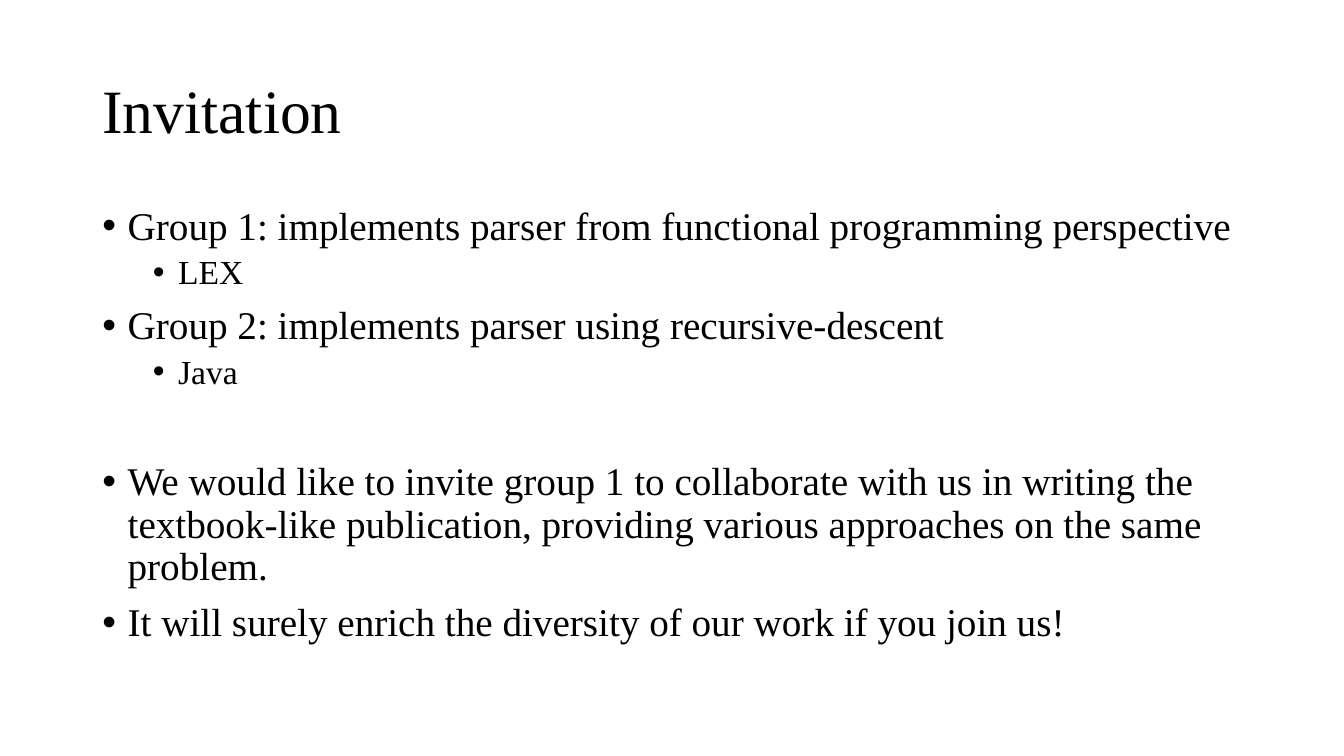
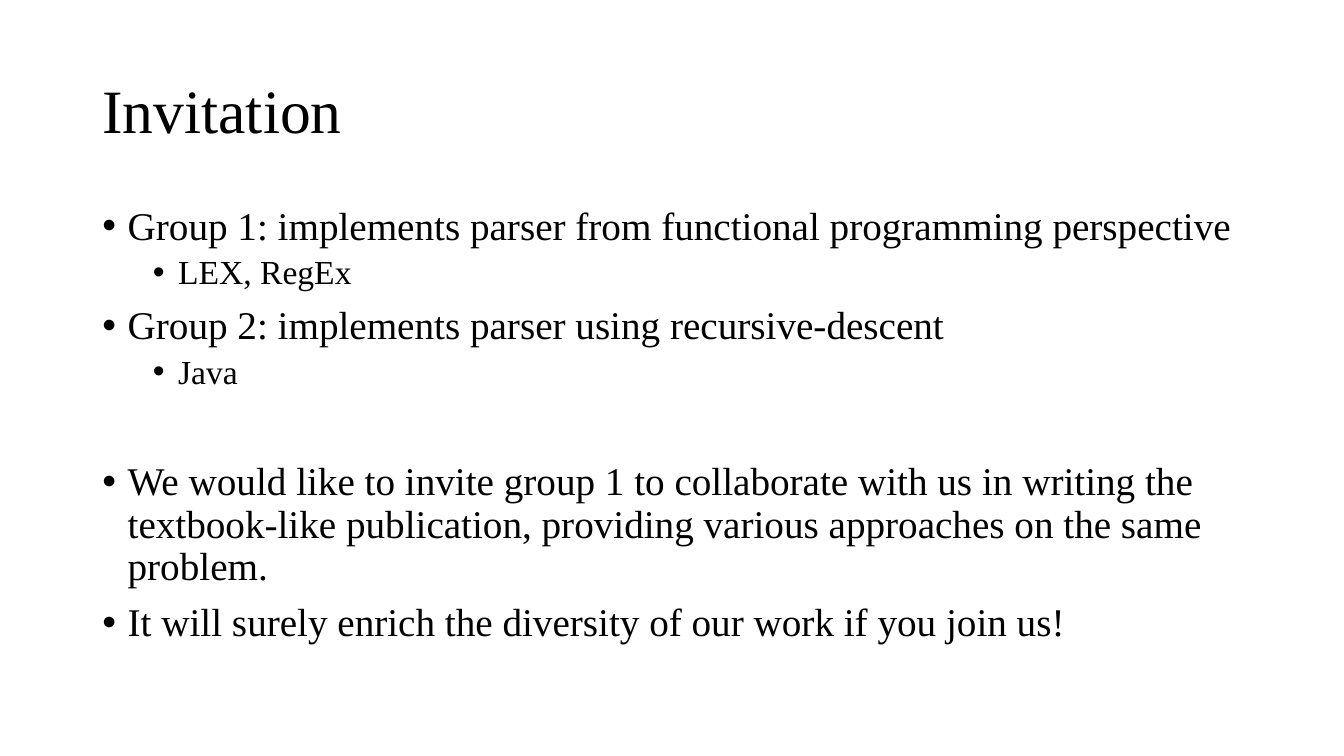
Before and after one commit to jisuansiwei2017/SDCT-2017-Fall, a slide deck: slide 17 of weekly_report/group2/第11周汇报.pptx (slide 16 before the commit). Drawn at 1344x756 pixels with LibreOffice and Linux fonts; fonts in the diff are those of the drawing. Boxes give left, top, right and bottom in pixels: in the first picture for what was removed or moved away, otherwise in the second. Text is boxed around its words. In the diff, an @@ line names an element or a change of style, - is before the commit and + after.

Commit message:
update ppt

```diff
--- a/weekly_report/group2/第11周汇报.pptx
+++ b/weekly_report/group2/第11周汇报.pptx
@@ text at [178,262,351,291]: text changed @@
-  • LEX
+  • LEX, RegEx
```
Also in this commit, not shown: 1 slide added.
